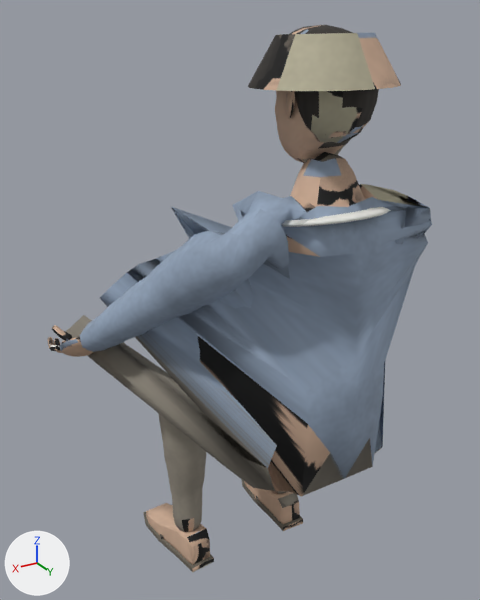
The FBX model Assets/Models/ThaiBobaShop/Characters/SEAT_TukDriver.fbx, before and after one commit.
Camera for both pictures: a camera (50 mm lens) standing at (0.763, 0.911, 0.951) and looking at (0.025, -0.318, 0.336). Lighting does not change. The marker at lower left points along +X, +Y and +Z. The picture after the commit comes second. Where no turn or scale is listed for an object, it has been applied to the vertices.

Names of what the first picture shows: 'SEAT_TukDriver'.
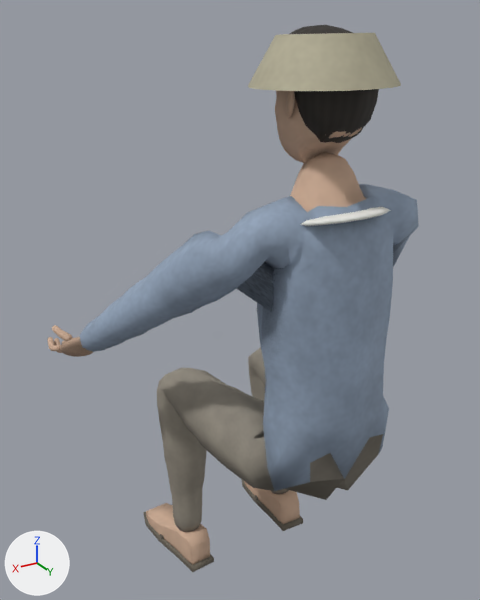
Location of each change, [x1, y1, x2, y2] in pixels of the pictures (480 x 600 px; the box of a moved part takes in the faces that stretch with it):
```json
{"object": "SEAT_TukDriver", "change": "reshaped", "before": [47, 25, 432, 572], "after": [47, 25, 419, 572]}
{"part": 1, "of": "me_npc_worker_001", "change": "moved or reshaped", "before": [65, 184, 432, 497], "after": [197, 184, 418, 500]}
{"part": 2, "of": "me_npc_worker_001", "change": "surface changed", "before": [47, 25, 428, 572], "after": [47, 25, 407, 572]}
```

The change, as JSON lines over the scene's bpy script:
```json
{"block": "me_npc_worker_001", "where": "me_npc_worker_001.from_pydata(...)  # 4616 vertices, 4653 faces; spans x -0.444..0.429, y -0.588..0.073, z -0.425..0.934"}
{"block": "me_npc_worker_001", "where": "# used by ob_seat_tukdriver; location = (0.0, 0.0, 0.0)"}
{"block": "me_npc_worker_001", "change": "me_npc_worker_001 part 1"}
{"block": "me_npc_worker_001", "change": "8 vertices are removed from x -0.24..0.388, y -0.561..0.0, z 0.236..0.619"}
{"block": "me_npc_worker_001", "change": "16 faces are deleted"}
{"block": "me_npc_worker_001", "change": "63 vertices move from x -0.422..0.289, y -0.473..0.041, z 0.013..0.666 to x -0.192..0.144, y -0.184..0.064, z 0.0..0.635"}
{"block": "me_npc_worker_001", "change": "8 vertices are added at x -0.093..0.19, y -0.184..0.033, z 0.092..0.546"}
{"block": "me_npc_worker_001", "change": "16 new faces join them"}
{"block": "me_npc_worker_001", "change": "me_npc_worker_001 part 2: 2203 kept faces spanning x -0.444..0.429, y -0.588..0.07, z -0.425..0.934 get new texture (UV) coordinates"}
```
